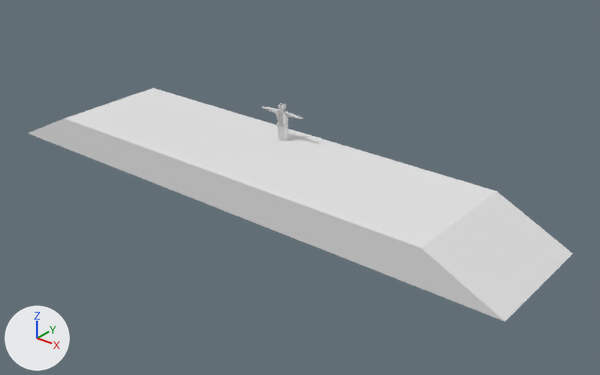
One commit to the Blender file UnholySource/Assets/Models/Scenario/School/_blend/interior_modeling_school.blend: the scene before it, then after it.
Camera for both pictures: a camera (50 mm lens) standing at (18.0, -21.5, 11.9) and looking at (1.5, -0.9, -0.8). Every picture has the same lights, and +X, +Y and +Z are marked at lower left.

The first picture shows 'Mesh', 'Stage Mesh'.
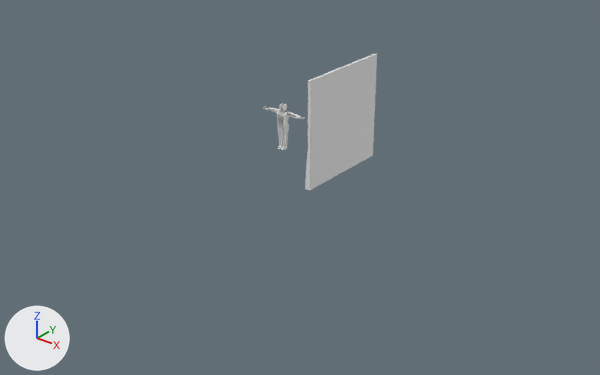
Pixel boxes (x1, y1, x2, y2) of what changed, in the pictures (600 x 375 px):
'Stage Mesh', deleted
    before: (28, 88, 573, 321)
'Visible Mesh', shown
    after: (305, 54, 377, 190)
'Mesh', turned
    before: (262, 103, 303, 141)
    after: (263, 103, 304, 150)

Edits to the bpy script that builds the scene:
```text
Change me_cube_001:
    used by ob_visible_mesh; location = (-3.6, 0.0, 0.0); rotation_euler = (0.0, 0.0, 3.142), in degrees (0, 0, 180)
    remove me_cube_001.from_pydata(...)  # 244 vertices, 232 faces; spans x -28.3..-0.1, y -29.8..4.1, z -0.2..6.0
    add me_cube_001.from_pydata(...)  # 20 vertices, 18 faces; spans x -0.1..0.1, y -1.9..1.9, z -0.2..3.6
    me_cube_001 part 1: the whole mesh is rebuilt
Change ob_mesh:
    ob_mesh.rotation_euler: (0.0, 0.0, -3.142) -> (0.0, 0.0, 0.0)  # degrees (0, 0, -180) -> degrees (0, 0, 0)
Change ob_visible_mesh:
    ob_visible_mesh.rotation_euler: (0.0, 0.0, 3.142) -> (0.0, 0.0, 0.0)  # degrees (0, 0, 180) -> degrees (0, 0, 0)
    remove ob_visible_mesh.hide_set(True)
    ob_visible_mesh.location: (-3.6, 0.0, 0.0) -> (2.6, 0.0, 0.0)
Remove ob_stage_mesh:
    ob_stage_mesh = bpy.data.objects.new('Stage Mesh', me_cube_003)
    ob_stage_mesh.location = (0.0, 0.0, 0.0)
    ob_stage_mesh.scale = (8.9, 1.0, 1.0)
```
